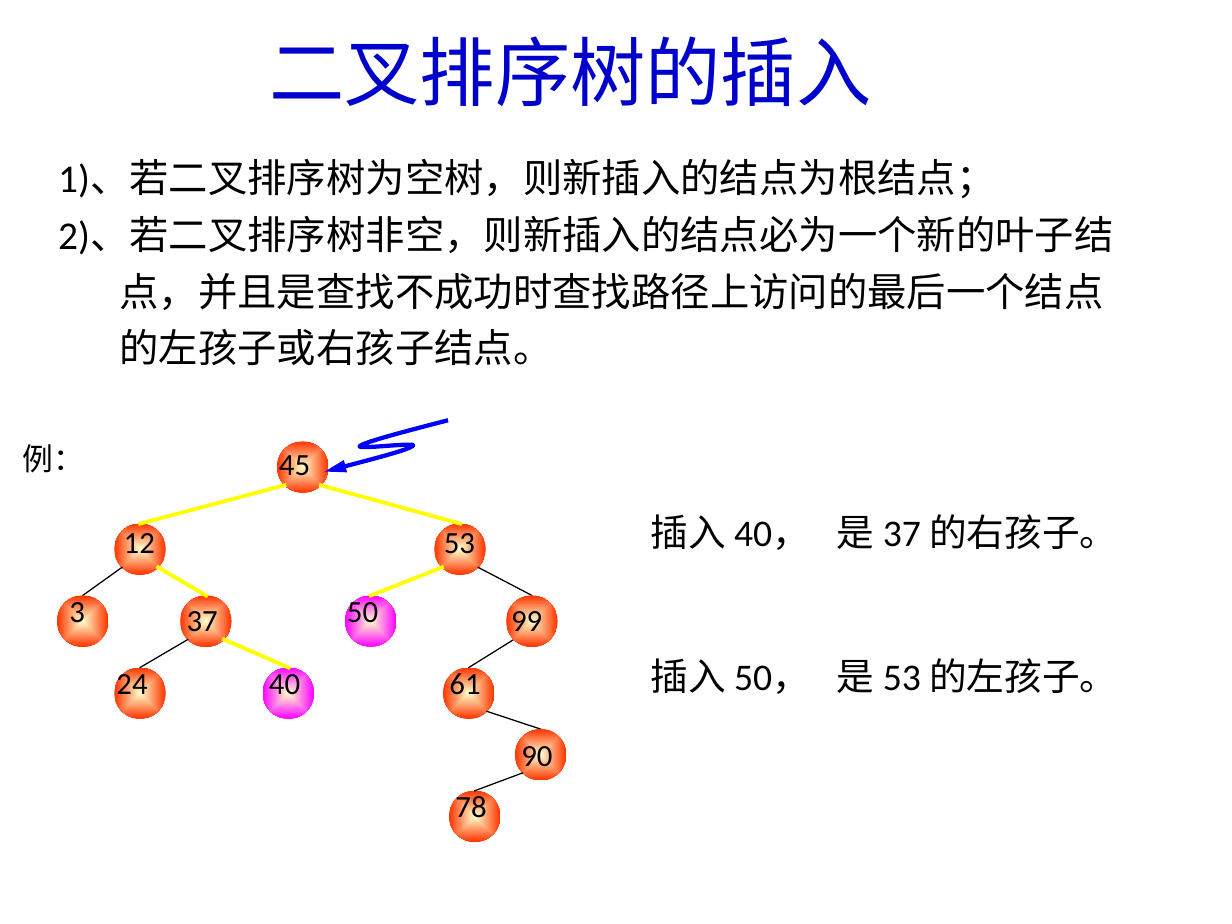
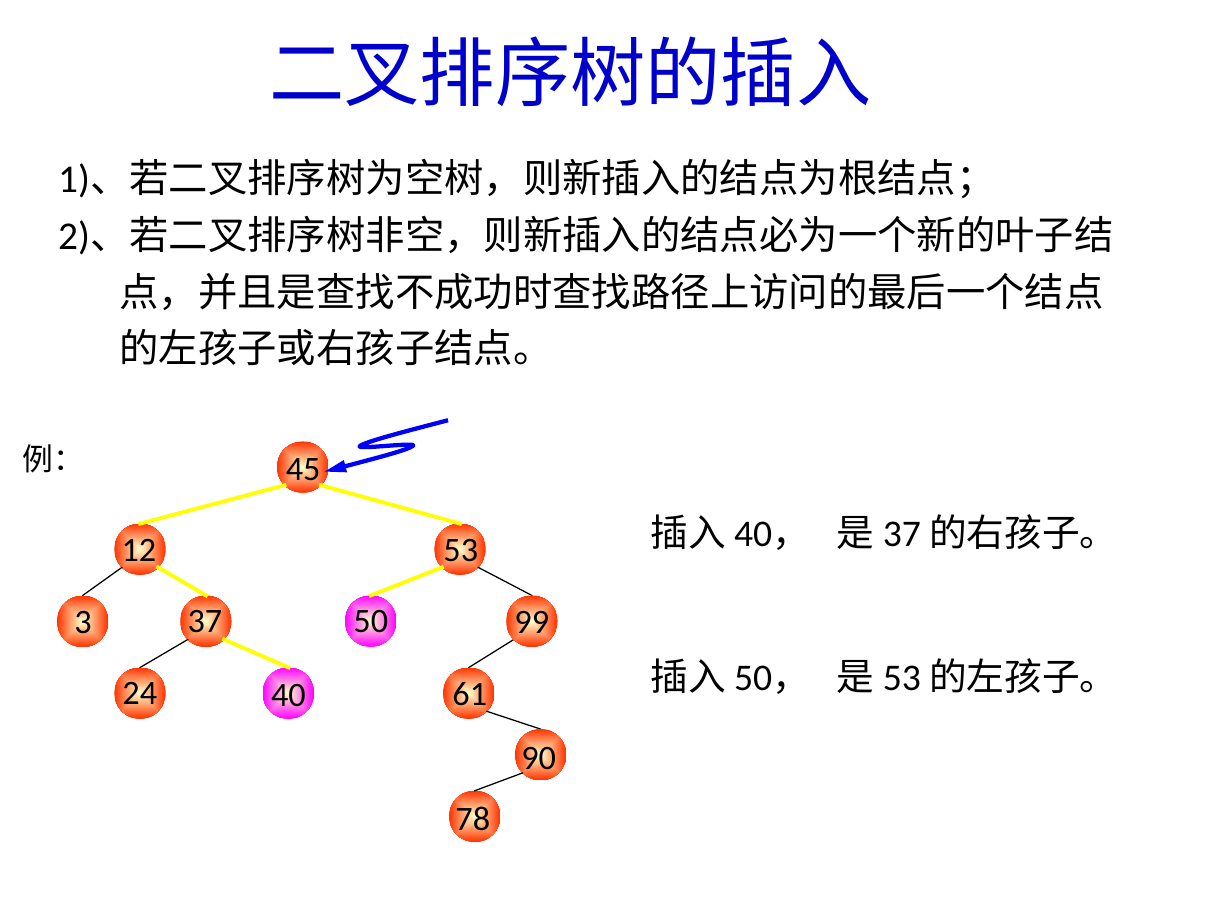
Before and after one commit to Gempittance/Data_Structur_Build, a slide deck: slide 23 of 数据结构PPT/ds9.pptx. Drawn at 1232x924 pixels with LibreOffice and Linux fonts; fonts in the diff are those of the drawing. Boxes give left, top, right and bottom in pixels: in the first picture for what was removed or moved away, otherwise in the second. Text is boxed around its words. In the diff, an @@ line names an element or a change of style, - is before the commit and + after.

```diff
--- a/数据结构PPT/ds9.pptx
+++ b/数据结构PPT/ds9.pptx
@@ text "45": place and size @@
-text "45" at (279, 450, 310, 484)
+text "45" at (286, 457, 321, 488)
@@ text "3": place and size @@
-text "3" at (69, 596, 85, 629)
+text "3" at (74, 610, 91, 642)
@@ size 18 to 20 pt in 12 elements at (122, 681, 157, 704), (443, 538, 478, 570), (452, 682, 487, 714), (286, 457, 321, 488), (353, 609, 388, 641), (122, 538, 157, 570), (514, 610, 549, 642), (455, 806, 490, 839), (74, 610, 91, 642), (271, 682, 306, 715), (521, 744, 556, 778), (188, 609, 223, 641) @@
@@ text "50": place and size @@
-text "50" at (347, 596, 378, 630)
+text "50" at (353, 609, 388, 641)
@@ text "40": place and size @@
-text "40" at (269, 668, 300, 702)
+text "40" at (271, 682, 306, 715)
@@ text "61": place and size @@
-text "61" at (449, 668, 480, 702)
+text "61" at (452, 682, 487, 714)
@@ text "78": place and size @@
-text "78" at (455, 791, 486, 825)
+text "78" at (455, 806, 490, 839)
```
Also in this commit, not shown: 19 other slides changed, 5 slides added.
